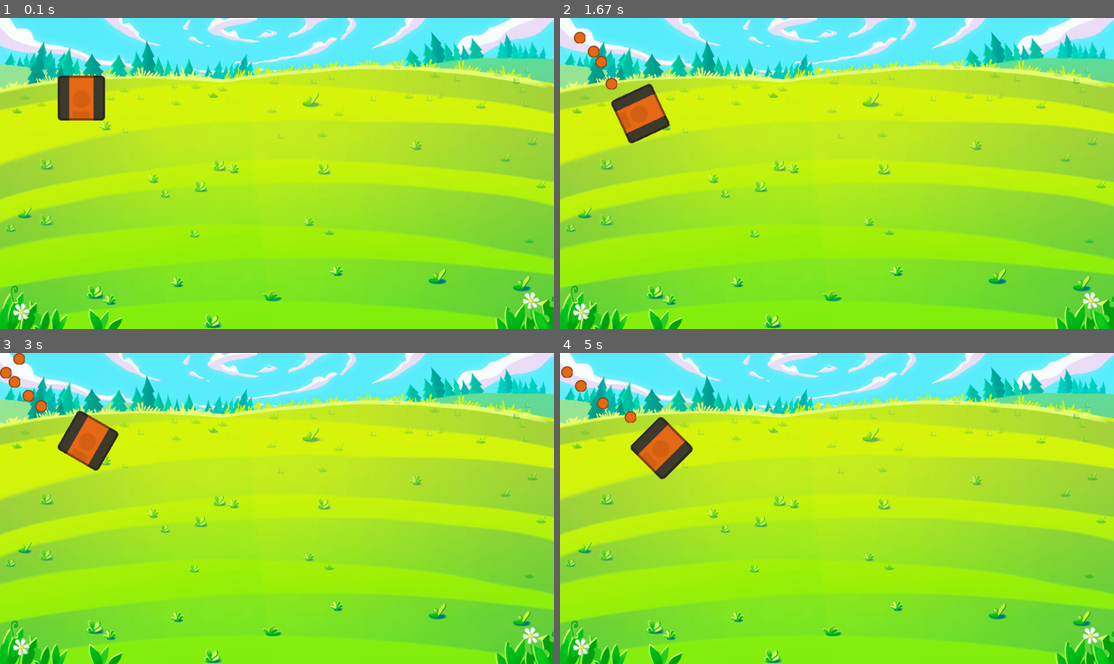
Above: before the commit, frames 1-4 (two rows, left to right).
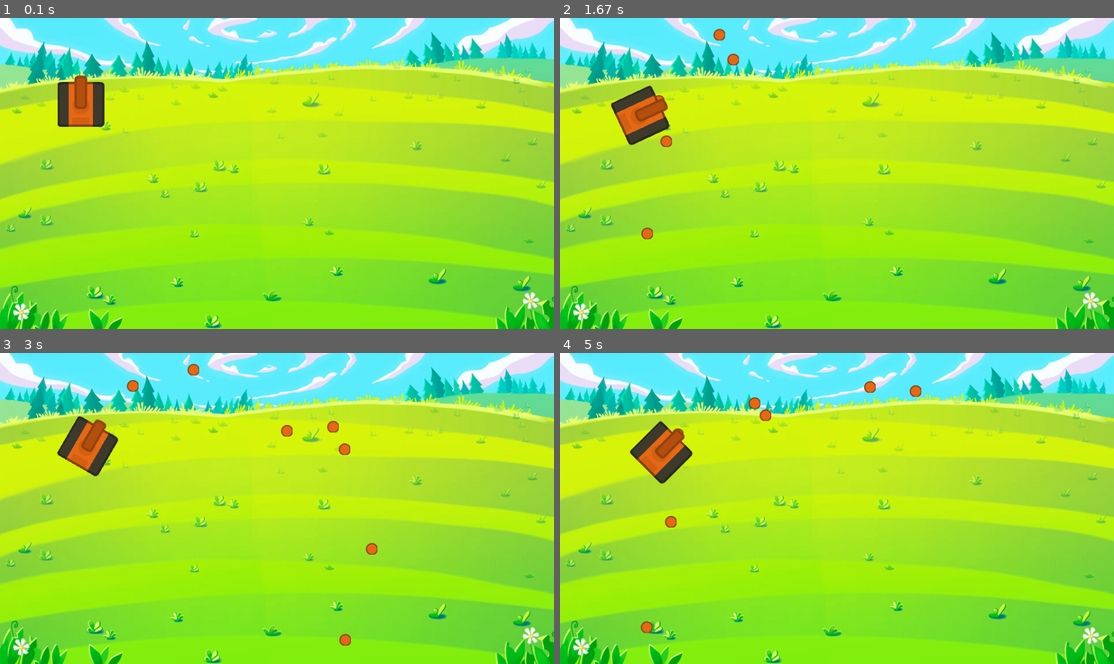
Above: after the commit, the same moments.

Repository: lenghia2797/TankPyGame
Game: pygame game, started from main.py
Two runs of this game, one before a commit and one after it. Both use one fixed random seed, a clock stepped at 60 frames per second and the inputs below.
Inputs (mouse positions are in pixels of both pictures, inside the frame that each line leads up to):
- Up to frame 1 (0.1 s): no input
- Up to frame 2 (1.67 s): tap X at 0.33, 0.73, 1.03, 1.23, 1.57 s; hold D 0.67-1.13 s; move the mouse to (1014, 164) at 0.7 s; hold W 1.17-1.47 s; move the mouse to (704, 176) at 1.2 s; hold D from 1.5 s (still down); move the mouse to (665, 126) at 1.53 s
- Up to frame 3 (3 s): tap X at 1.87, 2.07, 2.37, 2.63, 2.97 s; release D at 1.97 s; hold A 2-2.53 s; move the mouse to (360, 399) at 2.03 s; hold S 2.57-2.87 s; move the mouse to (343, 536) at 2.6 s; hold A from 2.9 s (still down); move the mouse to (288, 402) at 2.93 s
- Up to frame 4 (5 s): release A at 3.3 s; hold W 3.33-3.7 s; move the mouse to (704, 446) at 3.37 s; tap X at 3.4, 3.8, 4.1, 4.47, 4.87 s; hold D 3.73-4.37 s; move the mouse to (637, 499) at 3.77 s; hold S 4.4-4.77 s; move the mouse to (842, 539) at 4.43 s; hold A from 4.8 s (still down); move the mouse to (837, 545) at 4.83 s

The runs differ from the first frame. In frame 1, 0.7% of the frame differs, in the area x 10-19%, y 18-35%; in frame 2, 1.1%; in frame 3, 1.7%, in the area x 0-69%, y 0-95%; in frame 4, 1.5%.

Commit message:
tank shoot bullet

Diff:
--- a/Bullet.py
+++ b/Bullet.py
@@ -1,6 +1,7 @@
 from Constants import Constants
 from Enum import TankState
 from GameObject import GameObject
+from Tank import Tank
 
 class Bullet(GameObject):
     def __init__(self, scene, x, y, width, height, image, depth):
@@ -9,6 +10,8 @@
         self.vx = 0
         self.xy = 0
         self.collide = 0
+        self.tank: Tank
+        self.speed = 20
 
     def update(self):
         super().update()
--- a/Constants.py
+++ b/Constants.py
@@ -18,6 +18,6 @@
     PLAY_BUTTON_HEIGHT = 116
 
     TANK_WIDTH = 83
-    TANK_HEIGHT = 72
+    TANK_HEIGHT = 89
     BULLET_WIDTH = 20
     BULLET_HEIGHT = 20
--- a/GameScene.py
+++ b/GameScene.py
@@ -1,3 +1,4 @@
+import math
 import random
 import pygame
 from Bullet import Bullet
@@ -23,6 +24,7 @@
             bullet = Bullet(self, -100, -100, Constants.BULLET_WIDTH,
                         Constants.BULLET_HEIGHT, self.loader.bullet_red_image, 2)
             bullet.active = False
+            bullet.tank = self.player
             self.add(bullet)
             self.bullets.append(bullet)
         self.player.setKey('down_a', self.player.onPressA)
@@ -50,10 +52,10 @@
             bullet.active = True
             bullet.visible = True
             bullet.collide = 0
-            bullet.x = self.player.x
-            bullet.y = self.player.y
-            bullet.vx = -4
-            bullet.vy = -4
+            bullet.x = bullet.tank.x + Constants.TANK_WIDTH/2
+            bullet.y = bullet.tank.y + Constants.TANK_HEIGHT/2
+            bullet.vx = bullet.speed * math.sin((bullet.tank.angle - 180) * math.pi / 180)
+            bullet.vy = bullet.speed * math.cos((bullet.tank.angle - 180) * math.pi / 180)
 
     def getDeadBullet(self):
         for bullet in self.bullets:
--- a/Loader.py
+++ b/Loader.py
@@ -6,9 +6,9 @@
         self.background_image = pygame.image.load(r'./assets/images/background.jpeg')
         self.play_button_image = pygame.image.load(r'./assets/images/first_play_button.png')
 
-        self.tank_blue_image = pygame.image.load(r'./assets/images/tank-blue.png')
-        self.tank_red_image = pygame.image.load(r'./assets/images/tank-red.png')
-        self.tank_yellow_image = pygame.image.load(r'./assets/images/tank-yellow.png')
+        self.tank_blue_image = pygame.image.load(r'./assets/images/tank-blue-2.png')
+        self.tank_red_image = pygame.image.load(r'./assets/images/tank-red-2.png')
+        self.tank_yellow_image = pygame.image.load(r'./assets/images/tank-yellow-2.png')
         self.circle_1_image = pygame.image.load(r'./assets/images/circle_1.png')
         self.barrel_blue_image = pygame.image.load(r'./assets/images/barrel-blue.png')
         self.barrel_red_image = pygame.image.load(r'./assets/images/barrel-red.png')
--- a/Player.py
+++ b/Player.py
@@ -23,31 +23,20 @@
 
         return rotated_image, new_rect
 
-    # def rot_center(self, image, rect, angle):
-    #     rot_image = pygame.transform.rotate(image, angle)
-    #     rot_rect = rot_image.get_rect(center=rect.center)
-    #     return rot_image,rot_rect
-
     def updateByState(self):
         for state in self.states:
             if state == TankState.ROTATE_LEFT:
                 self.setAngle(self.angle + 5)
-                # self.image, self.rect = self.rot_center(self.scene.loader.tank_red_image, self.rect, self.angle)
                 self.image, self.rect = self.rot_center(self.scene.loader.tank_red_image, self.angle, self.x + Constants.TANK_WIDTH/2, self.y+ Constants.TANK_HEIGHT/2)
             if state == TankState.ROTATE_RIGHT:
                 self.setAngle(self.angle - 5)
-                # self.image, self.rect = self.rot_center(self.scene.loader.tank_red_image, self.rect, self.angle)
                 self.image, self.rect = self.rot_center(self.scene.loader.tank_red_image, self.angle, self.x, self.y)
             if state == TankState.UP:
                 self.y += self.speed * math.cos(self.angle * math.pi / 180)
                 self.x += self.speed * math.sin(self.angle * math.pi / 180)
-                # self.rect.x = self.x
-                # self.rect.y = self.y
             if state == TankState.DOWN:
                 self.y -= self.speed * math.cos(self.angle * math.pi / 180)
                 self.x -= self.speed * math.sin(self.angle * math.pi / 180)
-                # self.rect.x = self.x
-                # self.rect.y = self.y
 
     def onReleaseA(self):
         self.states.remove(TankState.ROTATE_LEFT)
--- a/main.py
+++ b/main.py
@@ -22,10 +22,10 @@
 font = pygame.font.Font('freesansbold.ttf', 30)
 
 
-mixer.init()
-mixer.music.set_volume(0.1)
+# mixer.init()
+# mixer.music.set_volume(0.1)
 
-mixer.music.load('assets/sounds/bgm.mp3')
+# mixer.music.load('assets/sounds/bgm.mp3')
 class ScoreLabel:
     score = 0
     def __init__(self):
@@ -78,7 +78,7 @@
     lastTimeExplode = pygame.time.get_ticks()
     lastTimeShowPlay = pygame.time.get_ticks()
 
-    mixer.music.play(-1)
+    # mixer.music.play(-1)
 
     gameScene = GameScene(screen)
 
Binary file added: assets/images/tank-blue-2.png
Binary file added: assets/images/tank-red-2.png
Binary file added: assets/images/tank-yellow-2.png
